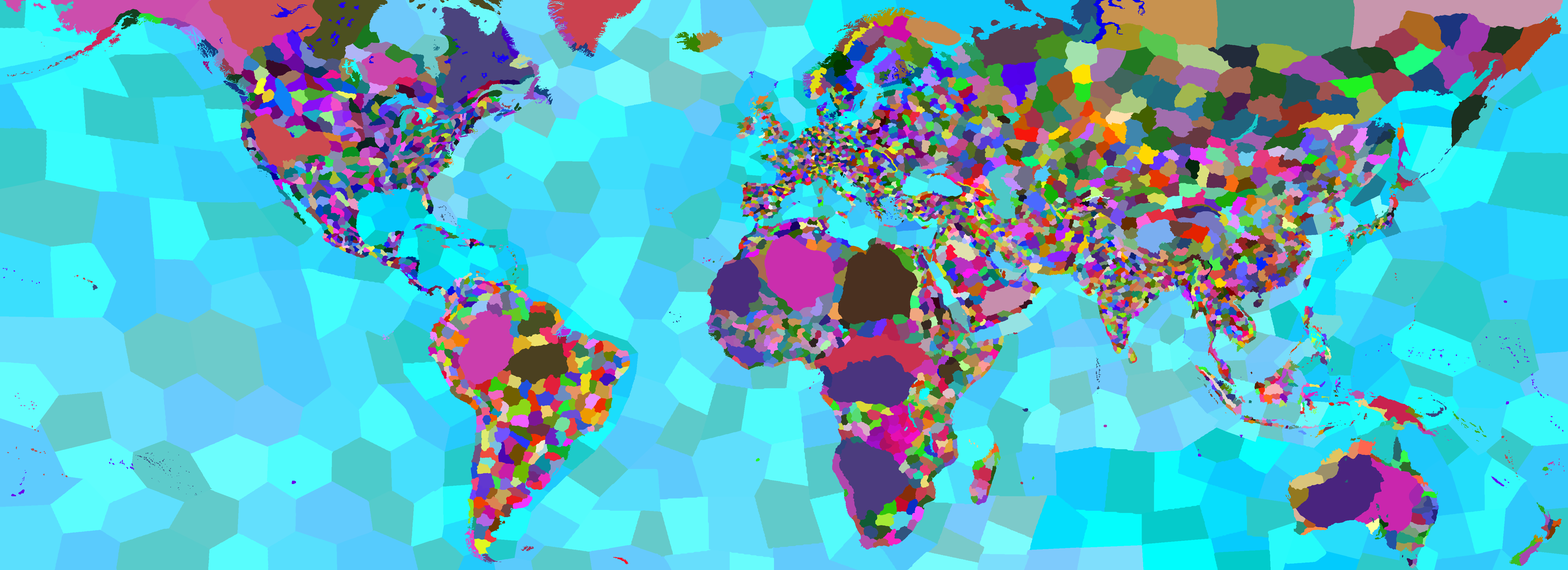
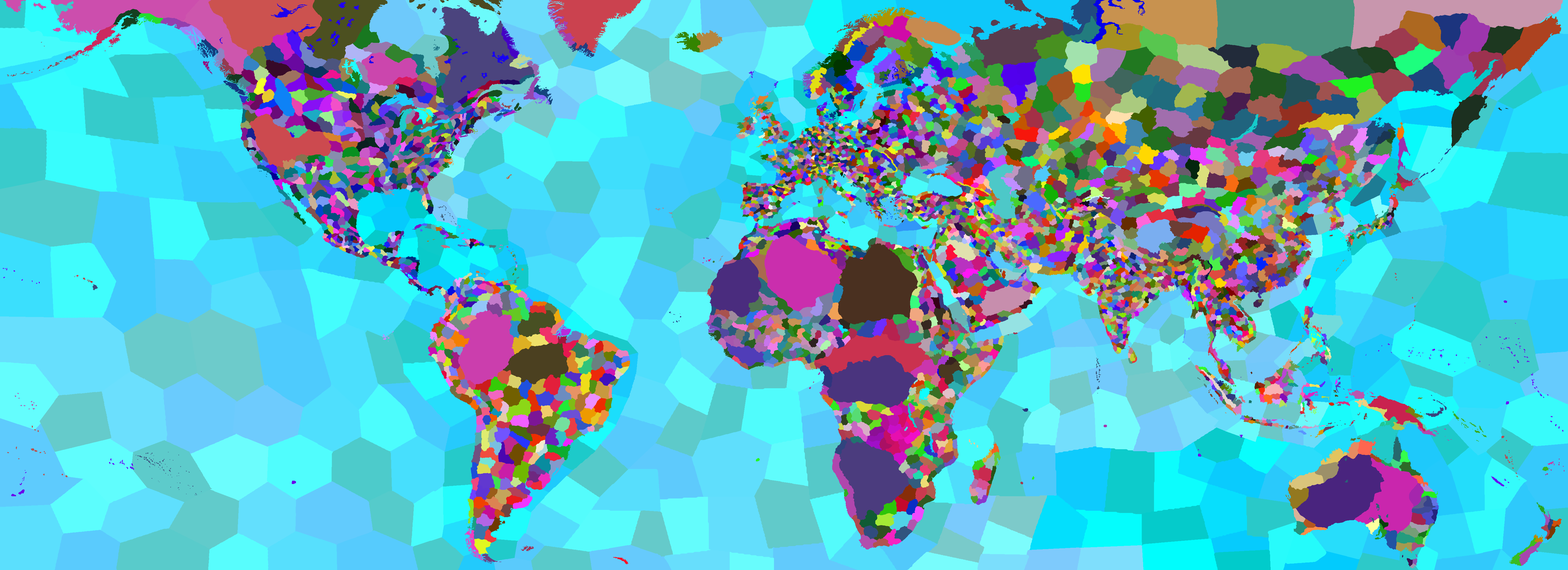
Two versions of the same layered image (1568 x 570). Layer-by-layer changes:
added group "North Africa" with 3 layers above "Venezia" over [816, 235, 867, 288]
added layer "North Africa Provinces" in group "North Africa" over [816, 235, 867, 288]
added layer "North Africa Plan" in group "North Africa" over [818, 235, 867, 279]